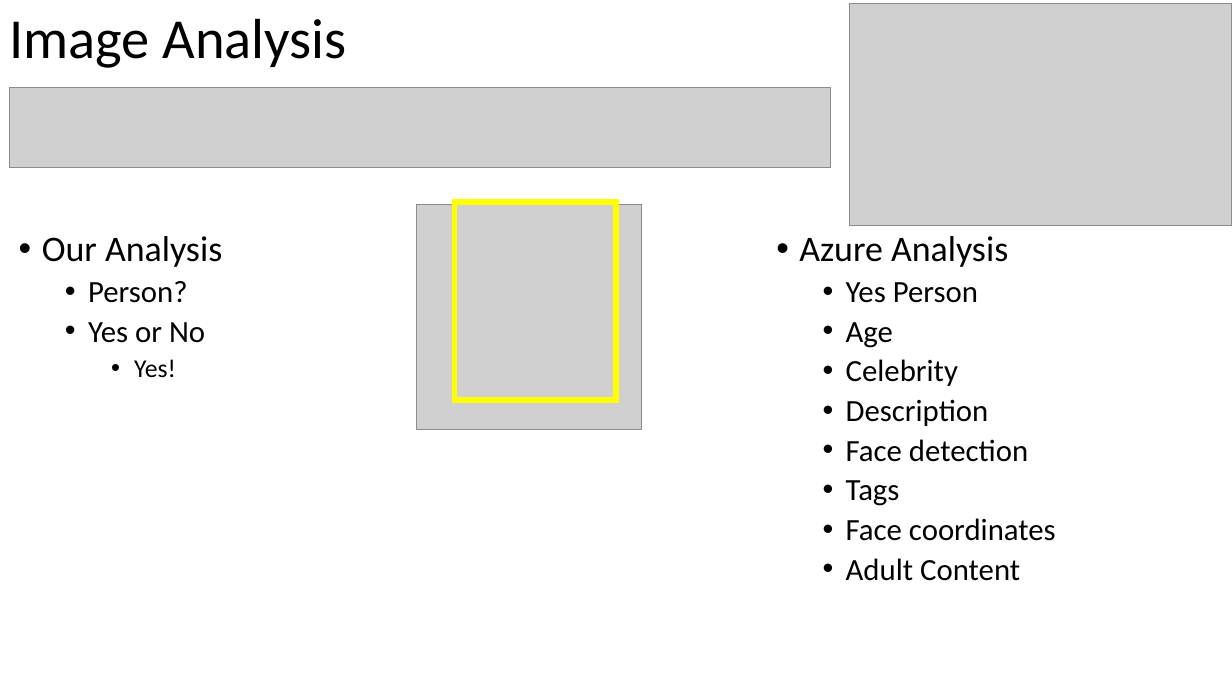
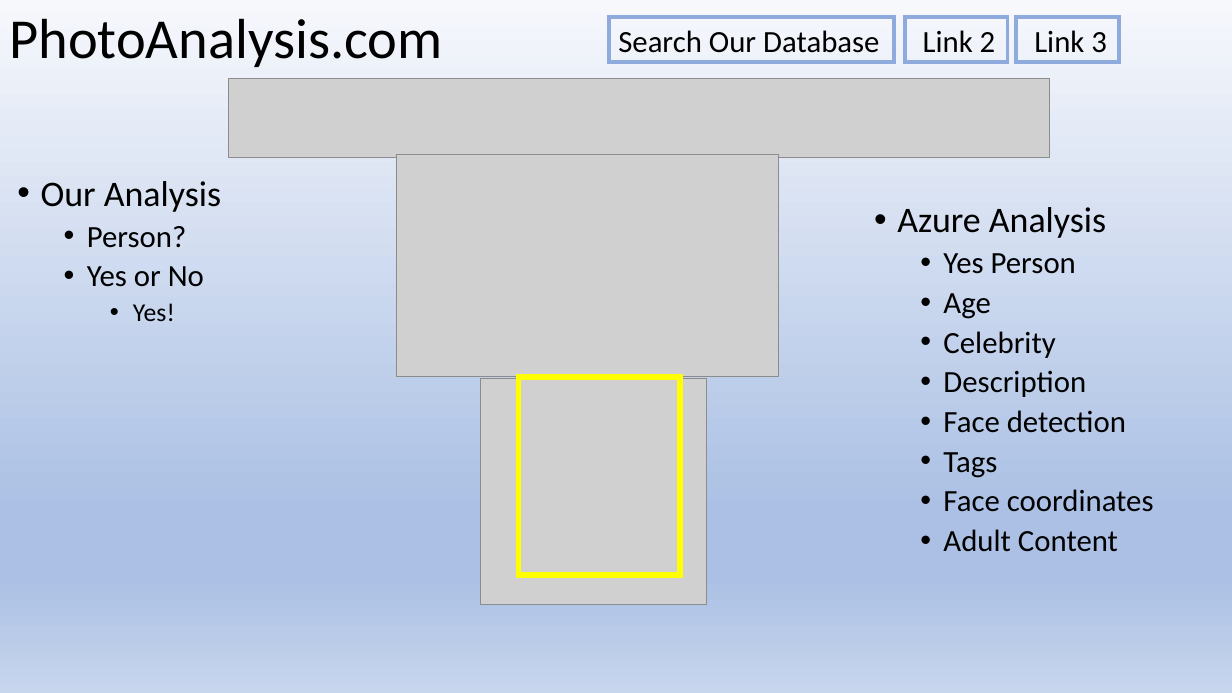
Before and after one commit to warnerm06/Final_Project_Img_Analysis, a slide deck: slide 5 of Final_ideas.pptx. Drawn at 1232x693 pixels with LibreOffice and Linux fonts; fonts in the diff are those of the drawing; grey boxes stand for pictures. Boxes give left, top, right and bottom in pixels: in the first picture for what was removed or moved away, otherwise in the second. Text is boxed around its words. In the diff, an @@ line names an element or a change of style, - is before the commit and + after.

```diff
--- a/Final_ideas.pptx
+++ b/Final_ideas.pptx
@@ background #FFFFFF to gradient #F6F8FC to #ABC0E4 to #C7D5ED @@
@@ title at [9, 18, 442, 67]: text changed @@
-Image Analysis
+PhotoAnalysis.com
@@ rectangle added at [609, 17, 894, 62], outline #8FAADC 3 pt @@
@@ rectangle added at [905, 17, 1007, 62], outline #8FAADC 3 pt @@
@@ rectangle added at [1017, 17, 1119, 62], outline #8FAADC 3 pt @@
@@ text added at [618, 30, 879, 53], 24 pt, text #000000 @@
+Search Our Database
@@ text added at [923, 30, 996, 52], 24 pt, text #000000 @@
+Link 2
@@ text added at [1034, 30, 1107, 53], 24 pt, text #000000 @@
+Link 3
@@ picture: place and size @@
-picture at [9, 88, 831, 167]
+picture at [228, 79, 1050, 158]
@@ text "Our Analysis": place and size @@
-text "Our Analysis" at [42, 236, 222, 378]
+text "Our Analysis" at [41, 181, 221, 321]
@@ picture: place and size @@
-picture at [850, 4, 1232, 226]
+picture at [396, 154, 779, 377]
@@ text "Azure Analysis": place and size @@
-text "Azure Analysis" at [799, 236, 1056, 581]
+text "Azure Analysis" at [897, 207, 1154, 552]
@@ picture: place and size @@
-picture at [417, 204, 642, 430]
+picture at [481, 379, 706, 604]
@@ rectangle: place and size @@
-rectangle at [455, 202, 616, 401]
+rectangle at [518, 377, 680, 576]
```
Also in this commit, not shown: 1 other file.
